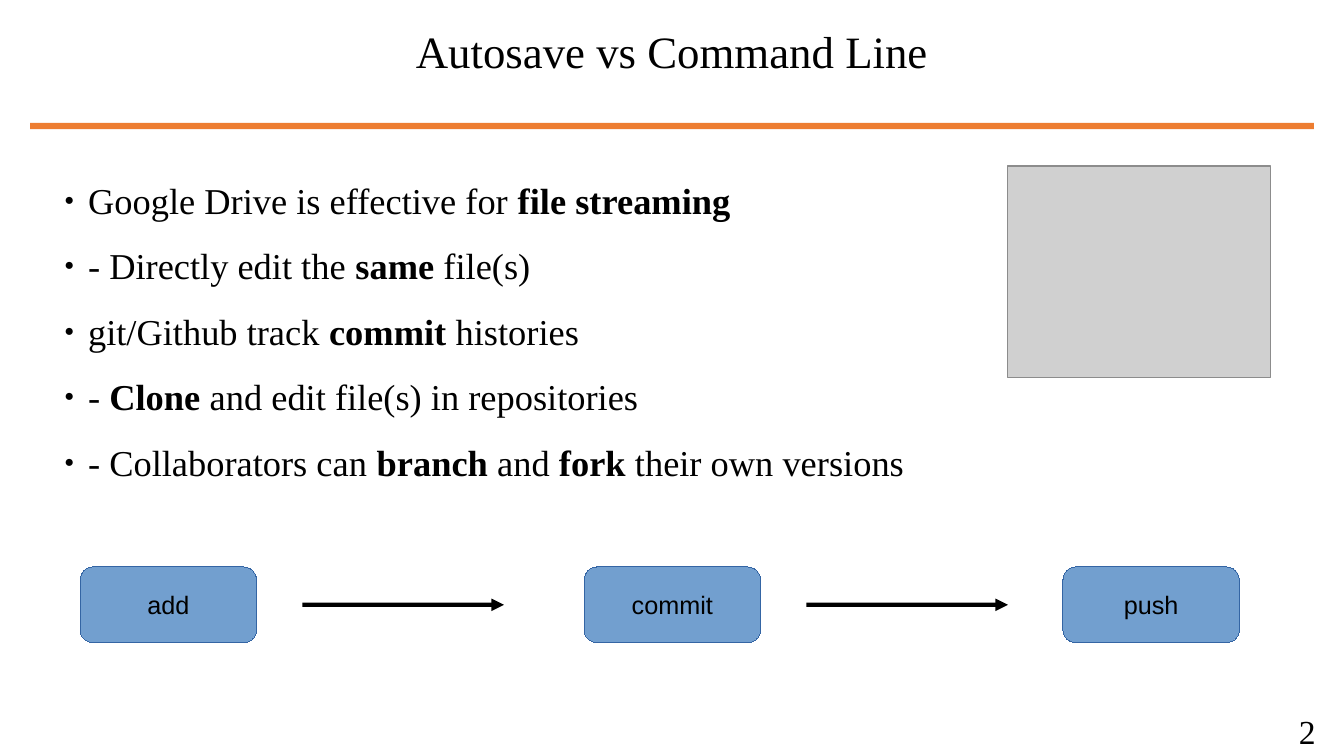
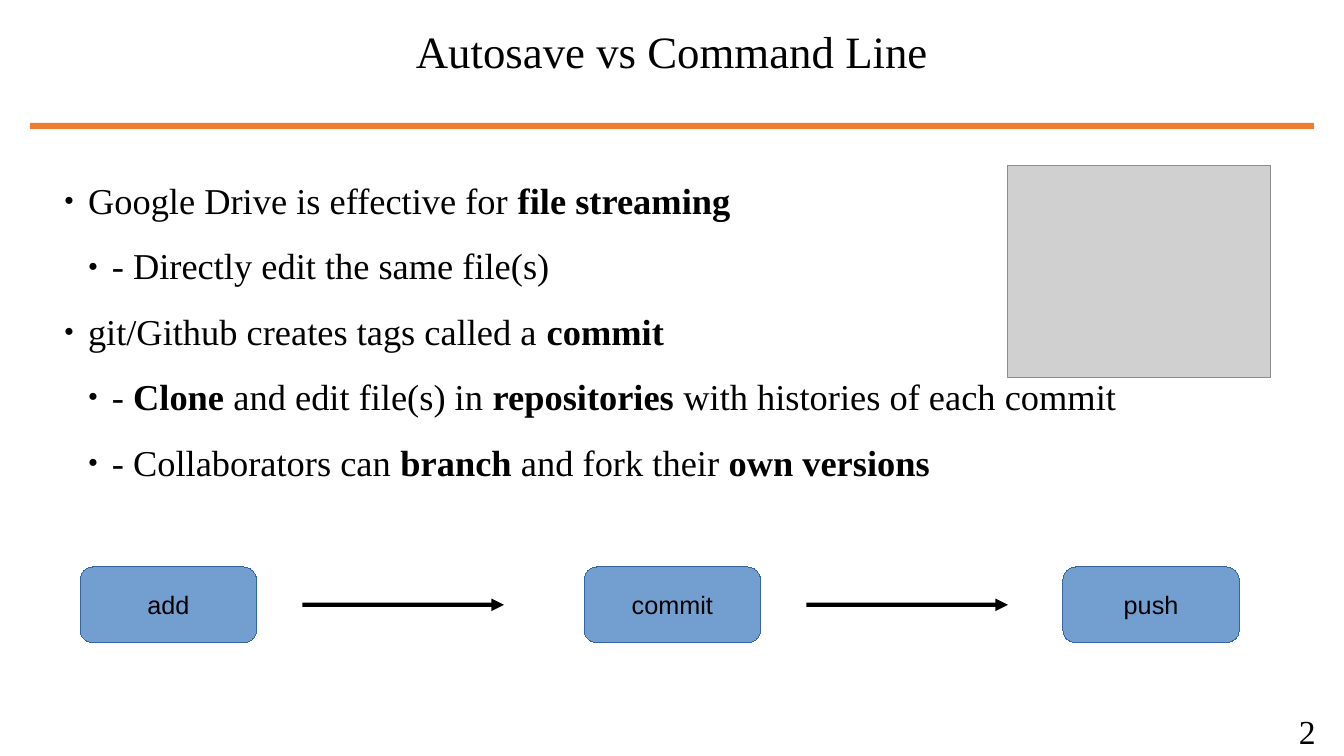
Before and after one commit to wbuz24/undergrad-repo, a slide deck: slide 3 of S24/cs494/notes/github-intro.pptx. Drawn at 1344x756 pixels with LibreOffice and Linux fonts; fonts in the diff are those of the drawing; grey boxes stand for pictures. Boxes give left, top, right and bottom in pixels: in the first picture for what was removed or moved away, otherwise in the second. Text is boxed around its words. In the diff, an @@ line names an element or a change of style, - is before the commit and + after.

```diff
--- a/S24/cs494/notes/github-intro.pptx
+++ b/S24/cs494/notes/github-intro.pptx
@@ text at bbox=[133, 253, 929, 477]: bold off in "same", "fork"; bold on in "own versions"; list level 1 to 2 in "- Directly edit the same ..."; list level 1 to 2 in "- Collaborators can branch and ..." @@
@@ text at bbox=[88, 319, 1116, 417]: text changed @@
-● git/Github track commit histories
-● - Clone and edit file(s) in repositories
+● git/Github creates tags called a commit
+  ● - Clone and edit file(s) in repositories with histories of each commit
```
Also in this commit, not shown: 7 other slides changed, 8 slides added, 1 slide removed, 1 other file.
